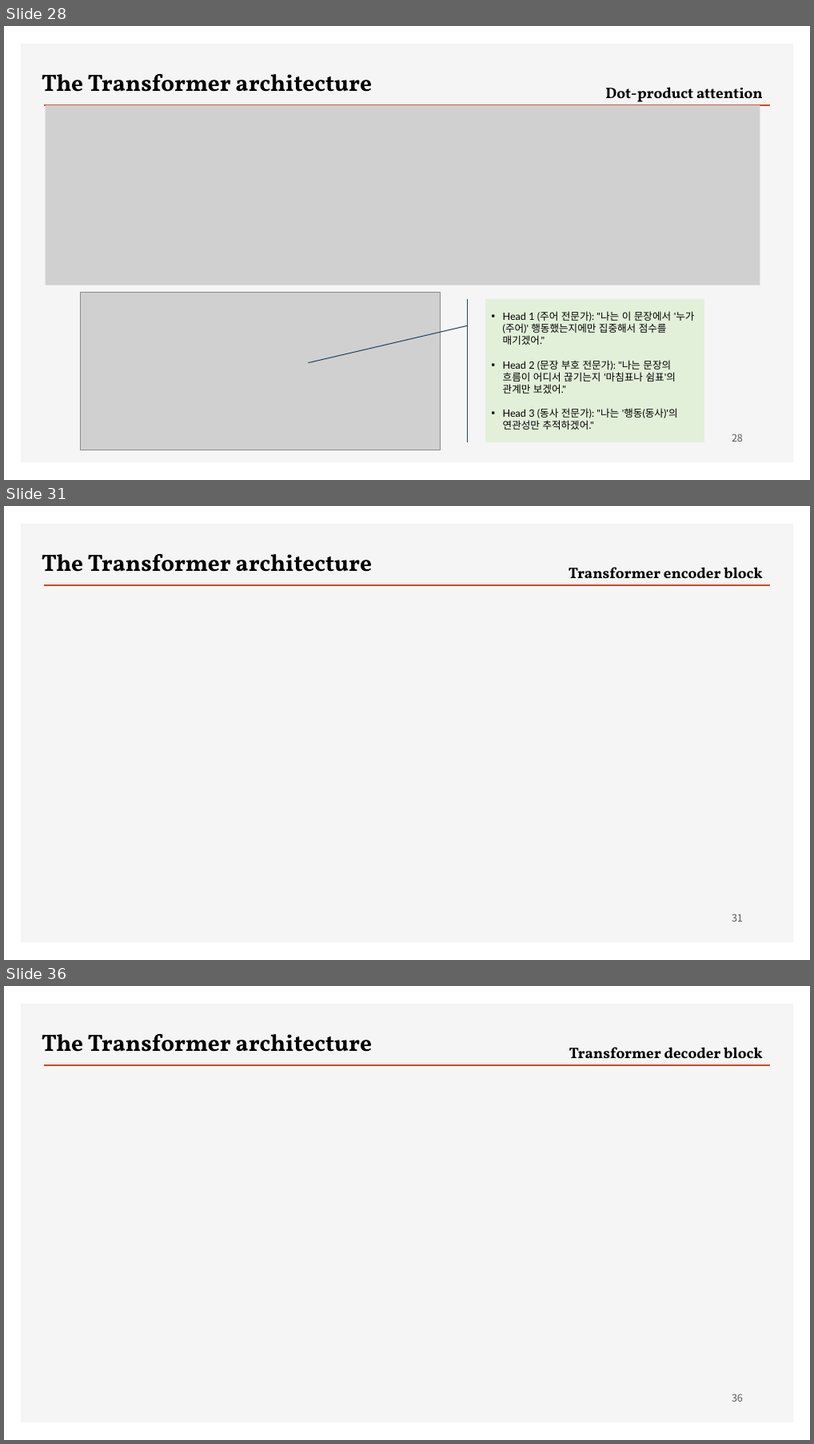
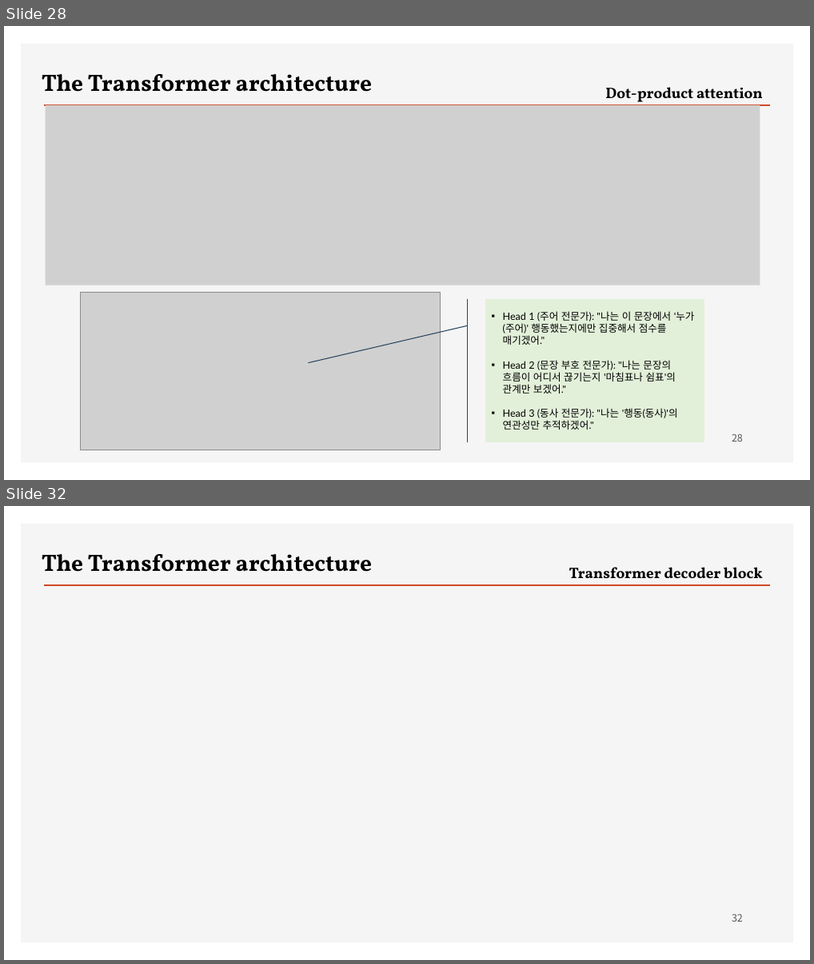
Before and after one commit to ancestor9/2026_Fall_Deep-Learning-with-Python, a slide deck: Chapter 15 Language models and the Transformer.pptx. Shown one above the other, each under a label of ours: slides 28, 31 and 36 before the commit, slides 28 and 32 after it; the slides between them are not shown. The pictures are 814x1444 and 814x964 pixels, drawn with LibreOffice and Linux fonts; fonts in the diff are those of the drawing; grey boxes stand for pictures; background and template pictures are left out. Boxes give left, top, right and bottom in pixels: in the first picture for what was removed or moved away, otherwise in the second. Text is boxed around its words. In the diff, an @@ line names an element or a change of style, - is before the commit and + after.

```diff
--- a/Chapter 15 Language models and the Transformer.pptx
+++ b/Chapter 15 Language models and the Transformer.pptx
@@ slide 31 removed at (4,506,810,960), background #FFFFFF; not listed: 2 template elements that a slide beside it also shows @@
@@ text removed at (42,554,372,572) @@
-The Transformer architecture
@@ text removed at (569,567,762,585) @@
-Transformer encoder block
@@ page number removed at (732,913,743,921) @@
-31
@@ what was slide 36 is now slide 32 @@
@@ page number at (732,913,743,921): text changed @@
-36
+32
```
Also in this commit, not shown: 4 slides changed, 3 other slides removed.
